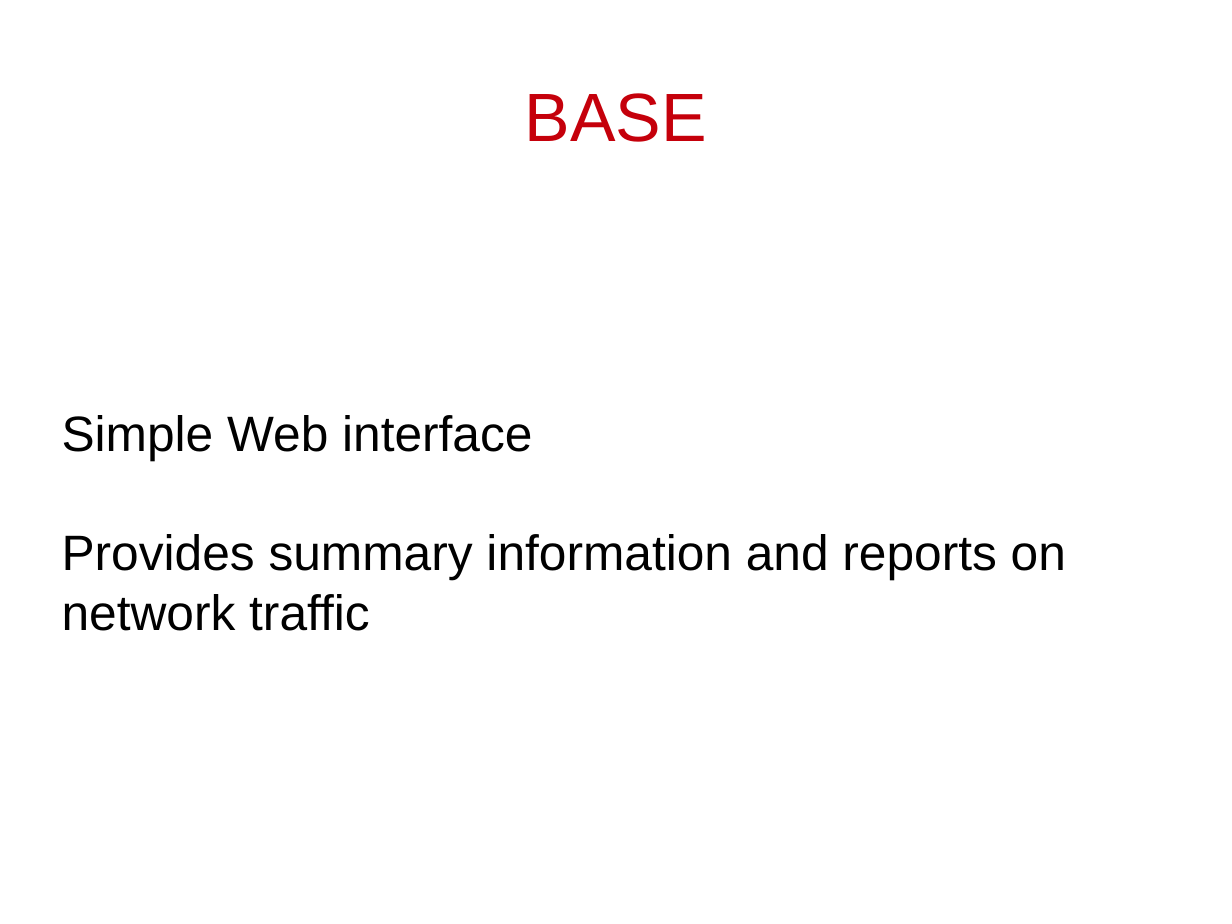
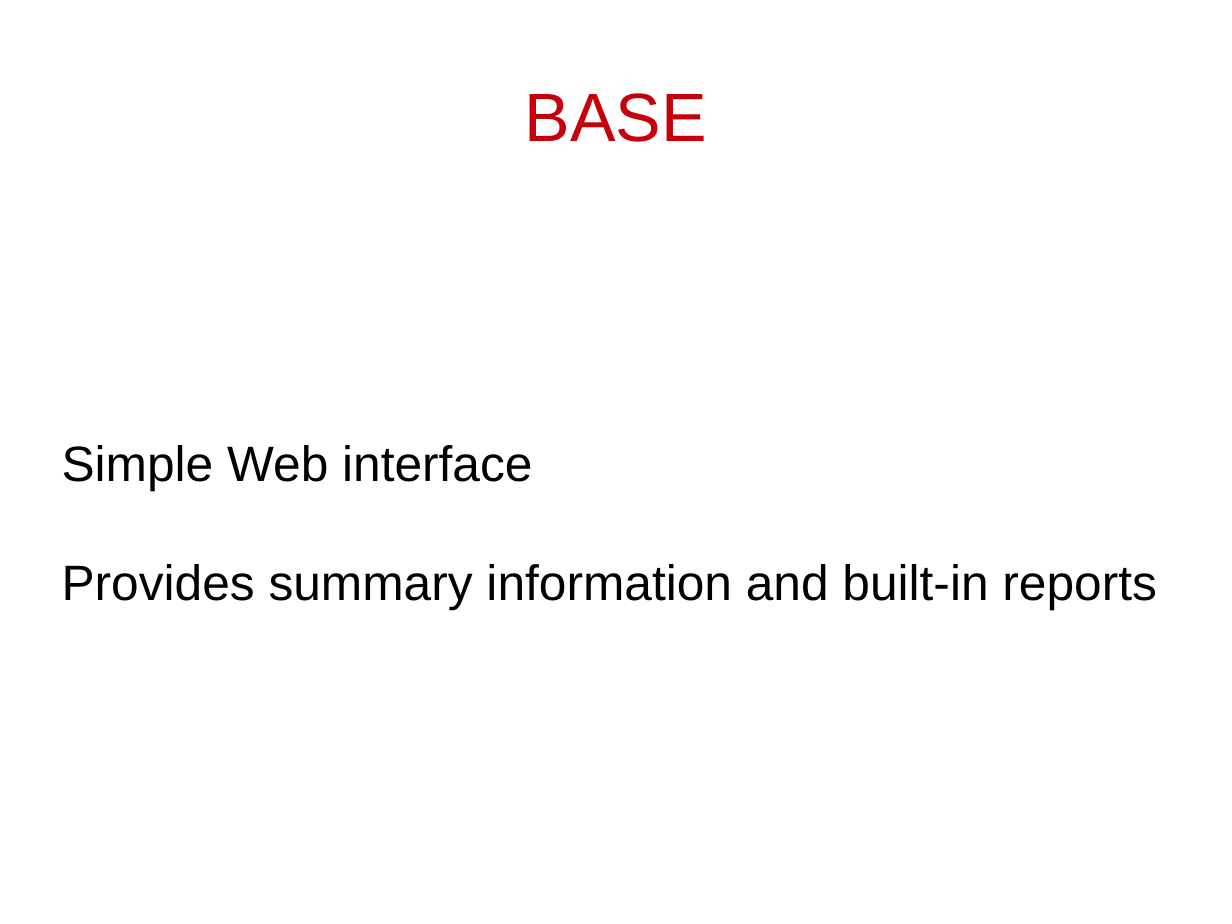
Before and after one commit to cschreiner/kindsicher, a slide deck: slide 6 of proj/presentation_dec09/Chaitu.odp (slide 5 before the commit). Drawn at 1232x924 pixels with LibreOffice and Linux fonts; fonts in the diff are those of the drawing. Boxes give left, top, right and bottom in pixels: in the first picture for what was removed or moved away, otherwise in the second. Text is boxed around its words. In the diff, an @@ line names an element or a change of style, - is before the commit and + after.

Commit message:
Added BASE flow diagram

```diff
--- a/proj/presentation_dec09/Chaitu.odp
+++ b/proj/presentation_dec09/Chaitu.odp
@@ subtitle at box(62, 564, 1157, 610): text changed @@
-Provides summary information and reports on network traffic
+Provides summary information and built-in reports
```
Also in this commit, not shown: 1 other slide changed, 1 slide added, 1 other file.
